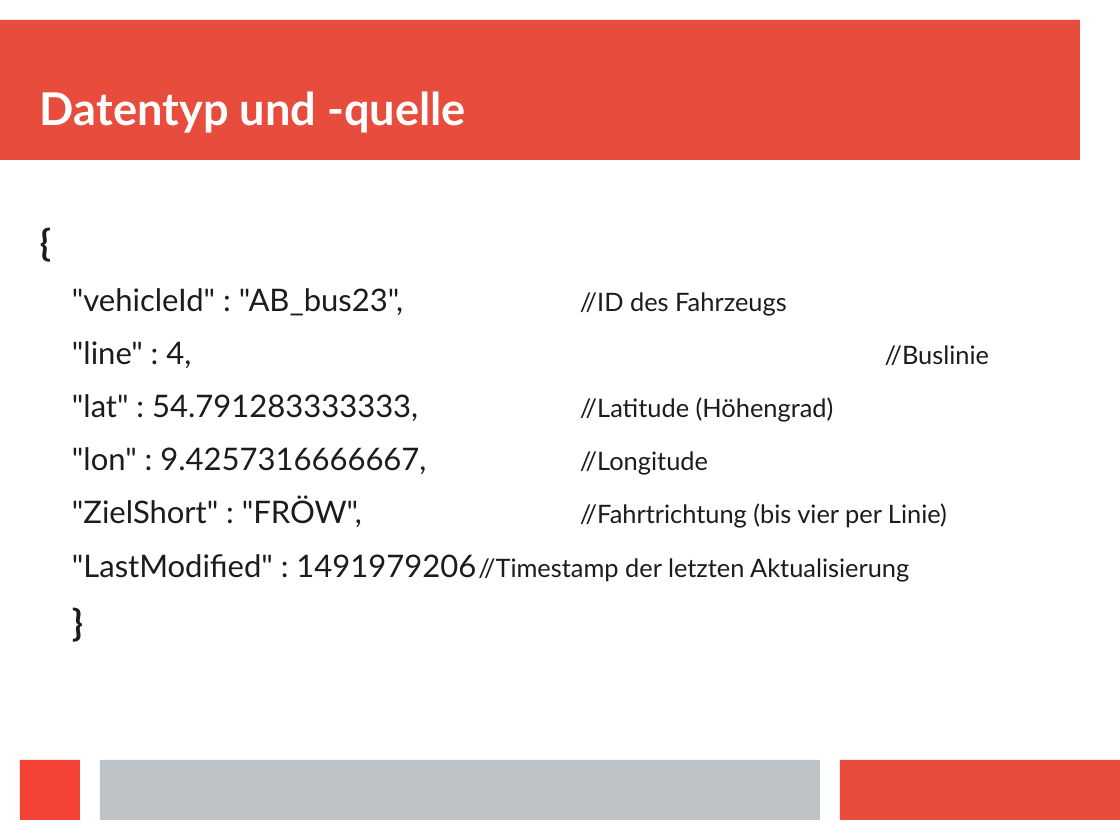
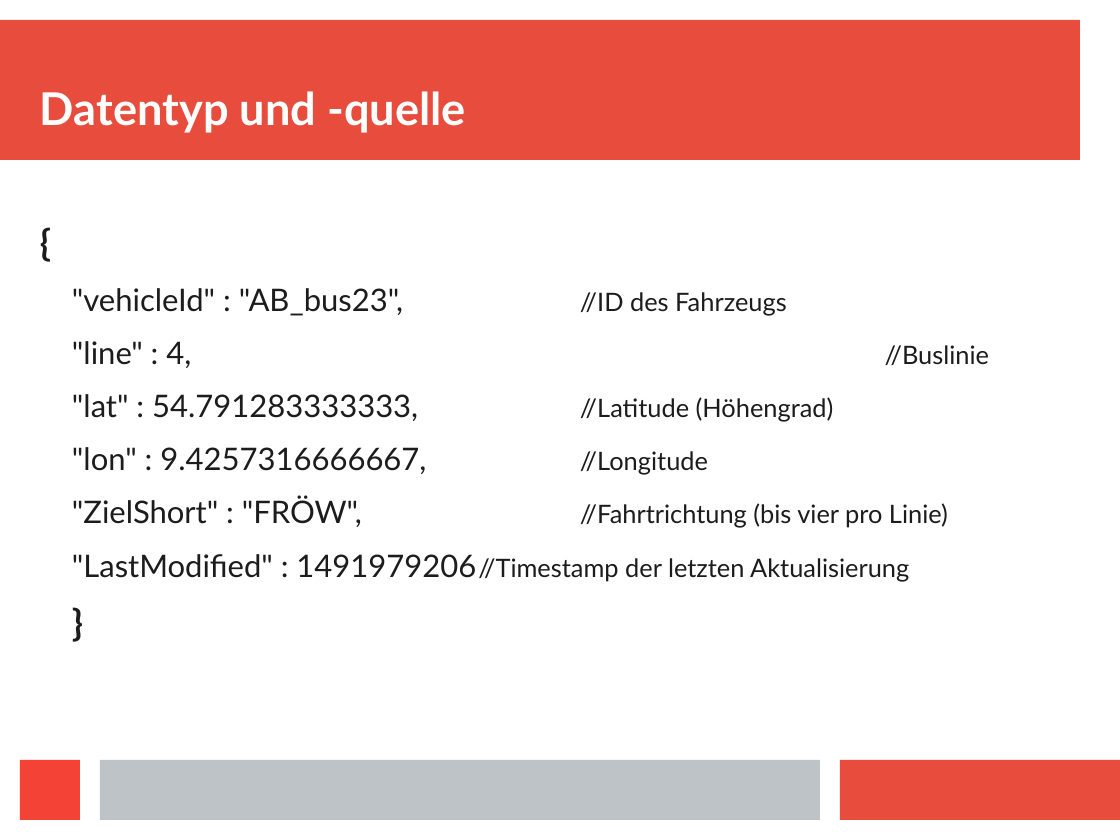
Before and after one commit to Centro1993/Busradar-Visualization, a slide deck: slide 5 of Presentation/Busradar-Mining.odp. Drawn at 1120x840 pixels with LibreOffice and Linux fonts; fonts in the diff are those of the drawing. Boxes give left, top, right and bottom in pixels: in the first picture for what was removed or moved away, otherwise in the second. Text is boxed around its words. In the diff, an @@ line names an element or a change of style, - is before the commit and + after.

Commit message:
added pages to presentation

```diff
--- a/Presentation/Busradar-Mining.odp
+++ b/Presentation/Busradar-Mining.odp
@@ text at (x1=72, y1=496, x2=948, y2=528): text changed @@
-  "ZielShort" : "FRÖW", //Fahrtrichtung (bis vier per Linie)
+  "ZielShort" : "FRÖW", //Fahrtrichtung (bis vier pro Linie)
```
Also in this commit, not shown: 2 other slides changed, 8 slides added, 1 other file.
